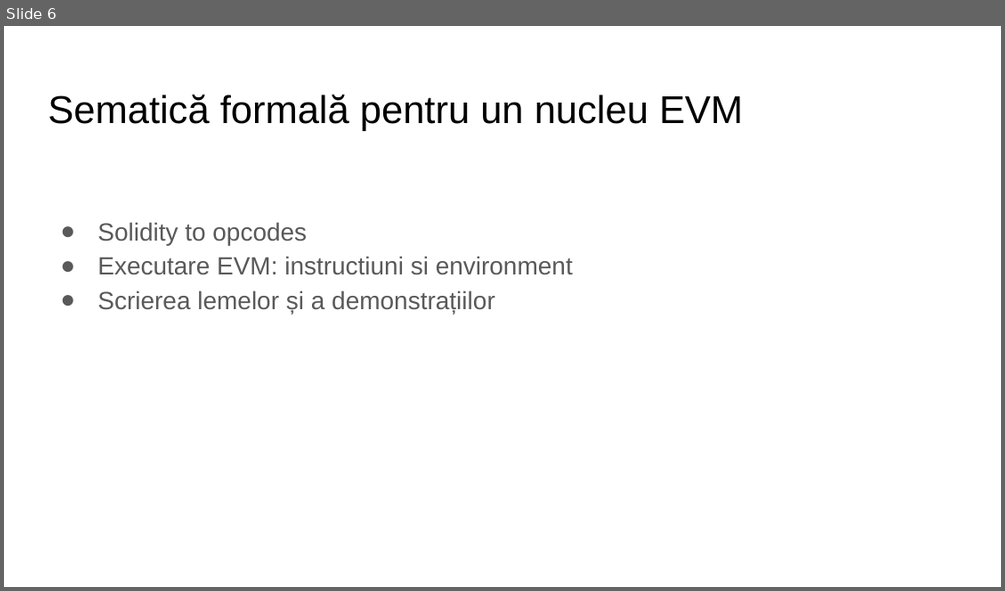
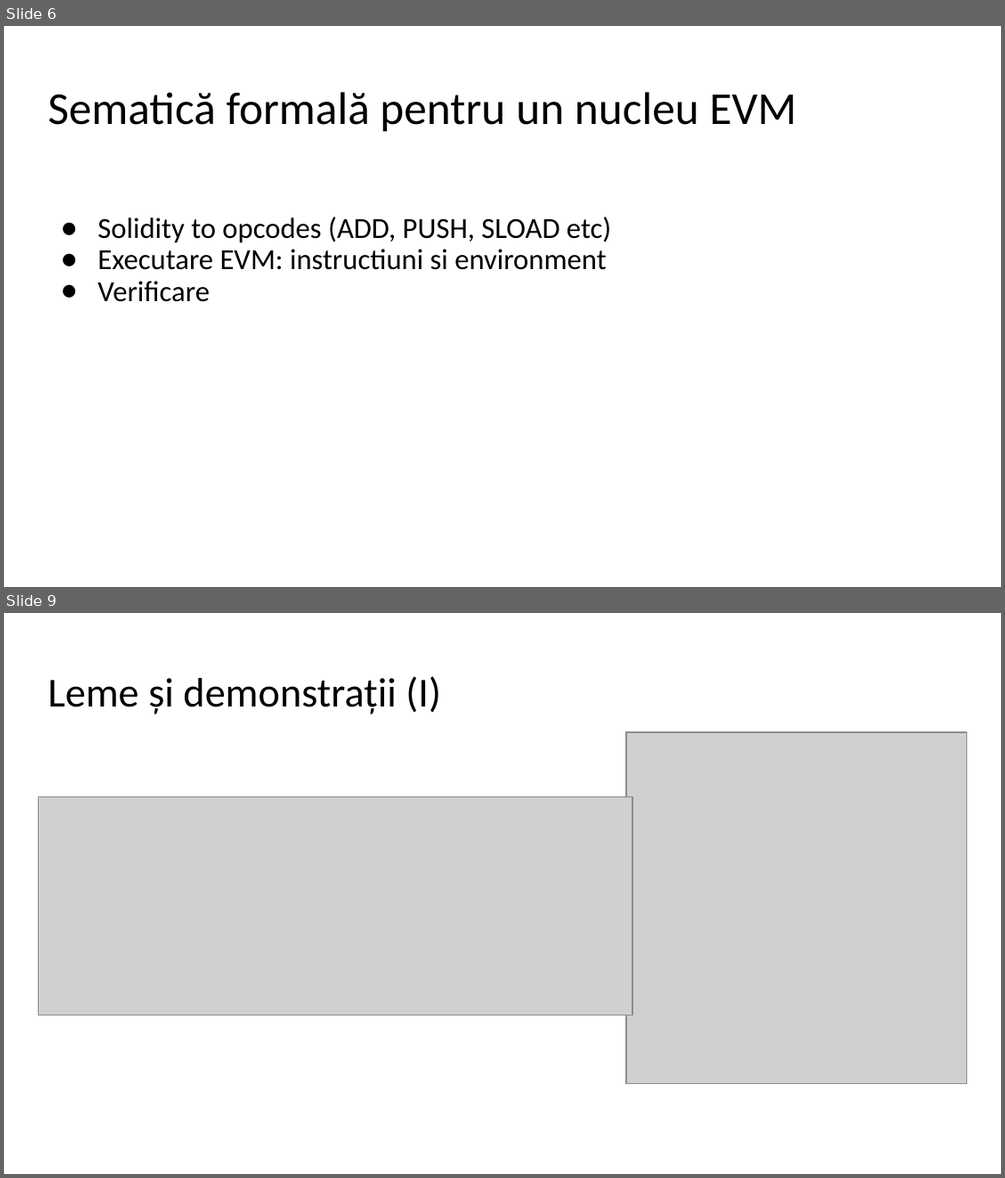
Before and after one commit to CatalinPJ/Licenta2018JoldescuCatalinPetronel, a slide deck: Joldescu Petronel _ prezentare.pptx. Shown one above the other, each under a label of ours: slide 6 before the commit, slides 6 and 9 after it; the slides between them are not shown. The pictures are 1005x591 and 1005x1178 pixels, drawn with LibreOffice and Linux fonts; fonts in the diff are those of the drawing; grey boxes stand for pictures. Boxes give left, top, right and bottom in pixels: in the first picture for what was removed or moved away, otherwise in the second. Text is boxed around its words. In the diff, an @@ line names an element or a change of style, - is before the commit and + after.

```diff
--- a/Joldescu Petronel _ prezentare.pptx
+++ b/Joldescu Petronel _ prezentare.pptx
@@ slide 9 added at (x1=4, y1=613, x2=1001, y2=1174), background #FFFFFF @@
@@ title added at (x1=48, y1=676, x2=441, y2=714), 29.7 pt, text #000000 @@
+Leme și demonstrații (I)
@@ picture added at (x1=626, y1=732, x2=967, y2=1084) @@
@@ picture added at (x1=38, y1=796, x2=632, y2=1014) @@
@@ slide 6 changed as well @@
@@ title "Sematică formală pentru un nucleu ..." at (x1=48, y1=92, x2=797, y2=132): size 28 to 33 pt, font Arial to Calibri; line spacing 1 to 0.9 @@
@@ text at (x1=97, y1=216, x2=611, y2=243): text changed; size 18 to 21 pt; font Arial to Calibri; text colour #595959 to #000000 @@
-● Solidity to opcodes
+● Solidity to opcodes (ADD, PUSH, SLOAD etc)
@@ text at (x1=97, y1=248, x2=606, y2=270): size 18 to 21 pt, font Arial to Calibri, text colour #595959 to #000000 in "Executare EVM: instructiuni si environment"; line spacing 1.15 to 0.9 @@
@@ text at (x1=97, y1=281, x2=210, y2=302): text changed; size 18 to 21 pt; font Arial to Calibri; text colour #595959 to #000000 @@
-● Scrierea lemelor și a demonstrațiilor
+● Verificare
```
Also in this commit, not shown: 9 other slides changed, 3 other slides added, 32 other files.
